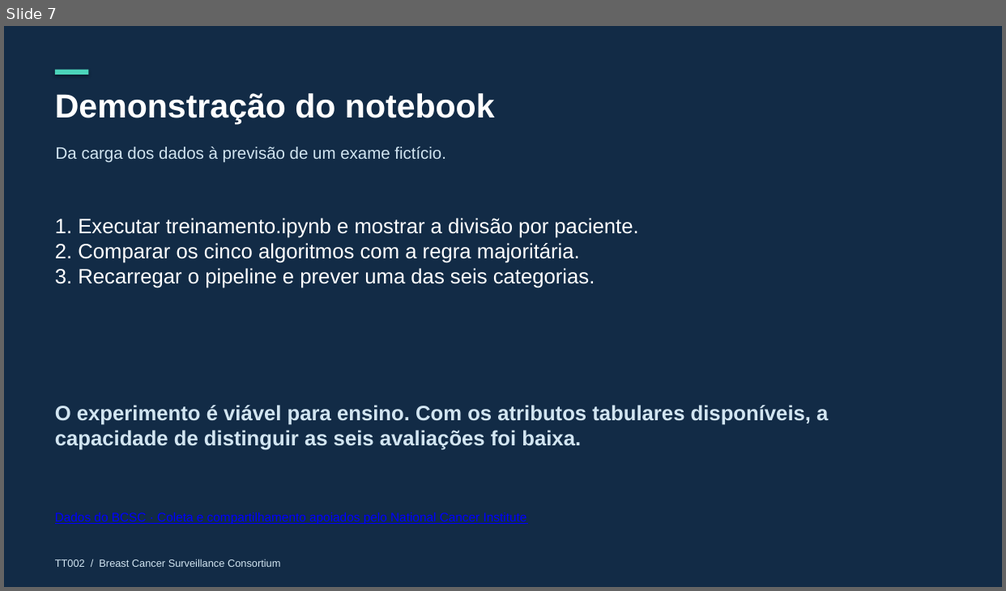
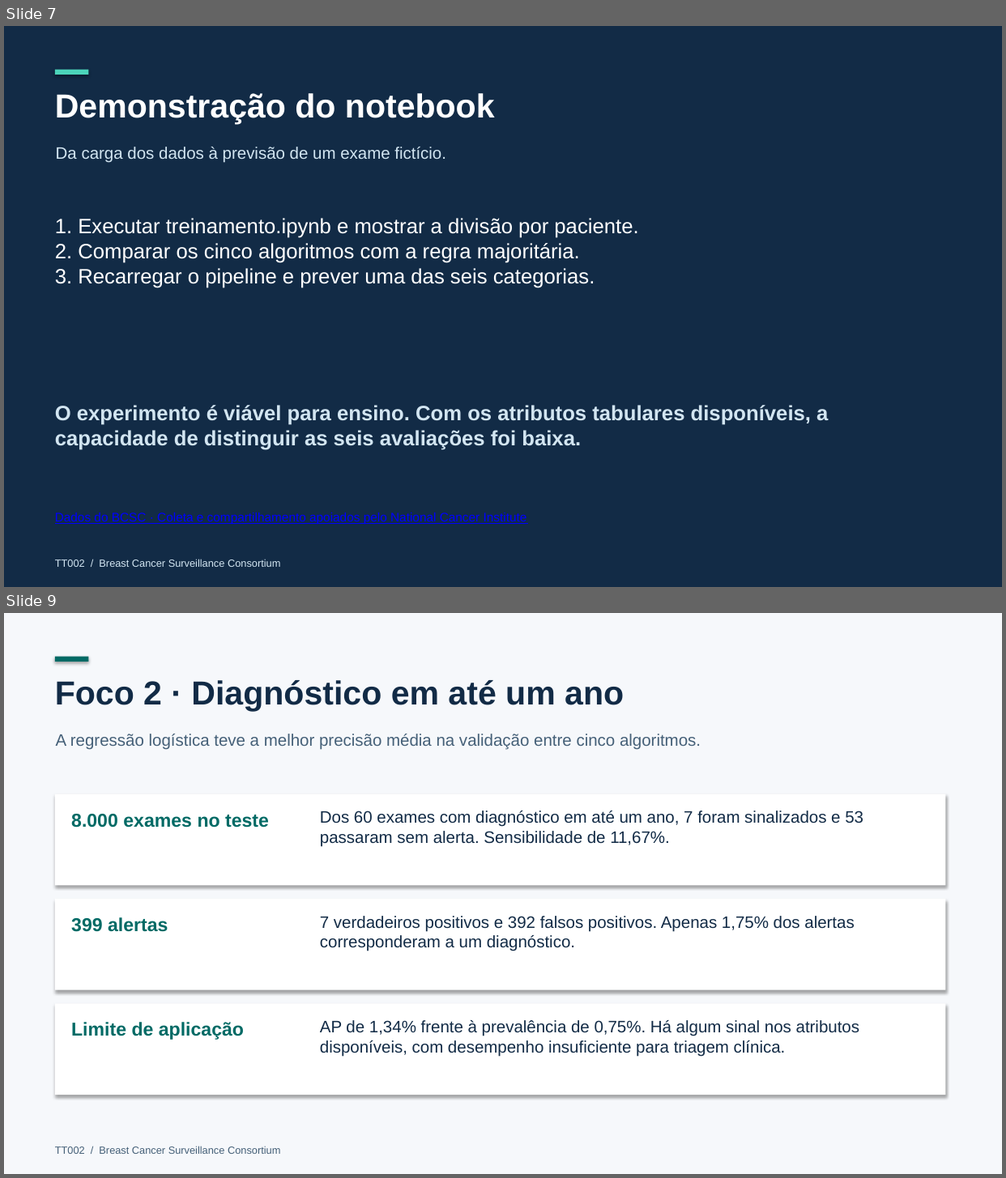
Before and after one commit to arthurMalveste/Breast-Cancer-Analysis-and-Classification, a slide deck: apresentacao/Parte_2_Avaliacao_do_Radiologista.pptx. Shown one above the other, each under a label of ours: slide 7 before the commit, slides 7 and 9 after it; the slides between them are not shown. The pictures are 1006x591 and 1006x1178 pixels, drawn with LibreOffice and Linux fonts; fonts in the diff are those of the drawing. Boxes give left, top, right and bottom in pixels: in the first picture for what was removed or moved away, otherwise in the second. Text is boxed around its words. In the diff, an @@ line names an element or a change of style, - is before the commit and + after.

Commit message:
Compara o ajuste multicategórico e o diagnóstico em até um ano

```diff
--- a/apresentacao/Parte_2_Avaliacao_do_Radiologista.pptx
+++ b/apresentacao/Parte_2_Avaliacao_do_Radiologista.pptx
@@ slide 9 added at <box>4,613,1002,1174</box>, background #FFFFFF @@
@@ rectangle added at <box>4,613,1002,1174</box>, fill #F6F8FB @@
@@ rectangle added at <box>55,657,88,662</box>, fill #006A65 @@
@@ text added at <box>55,680,624,711</box>, 32 pt, text #122B46, bold @@
+Foco 2 · Diagnóstico em até um ano
@@ text added at <box>56,734,701,750</box>, 16 pt, text #456078 @@
+A regressão logística teve a melhor precisão média na validação entre cinco algoritmos.
@@ rectangle added at <box>55,794,946,885</box>, fill #FFFFFF @@
@@ text added at <box>71,814,269,828</box>, 18 pt, text #006A65, bold @@
+8.000 exames no teste
@@ text added at <box>320,811,863,847</box>, 16 pt, text #122B46 @@
+Dos 60 exames com diagnóstico em até um ano, 7 foram sinalizados e 53 passaram sem alerta. Sensibilidade de 11,67%.
@@ rectangle added at <box>55,899,946,990</box>, fill #FFFFFF @@
@@ text added at <box>71,918,168,932</box>, 18 pt, text #006A65, bold @@
+399 alertas
@@ text added at <box>320,916,854,952</box>, 16 pt, text #122B46 @@
+7 verdadeiros positivos e 392 falsos positivos. Apenas 1,75% dos alertas corresponderam a um diagnóstico.
@@ rectangle added at <box>55,1003,946,1095</box>, fill #FFFFFF @@
@@ text added at <box>71,1022,244,1040</box>, 18 pt, text #006A65, bold @@
+Limite de aplicação
@@ text added at <box>320,1020,860,1057</box>, 16 pt, text #122B46 @@
+AP de 1,34% frente à prevalência de 0,75%. Há algum sinal nos atributos disponíveis, com desempenho insuficiente para triagem clínica.
@@ text added at <box>55,1146,280,1154</box>, 10 pt, text #456078 @@
+TT002 / Breast Cancer Surveillance Consortium
```
Also in this commit, not shown: 1 slide changed, 1 other slide added, 4 other files.
